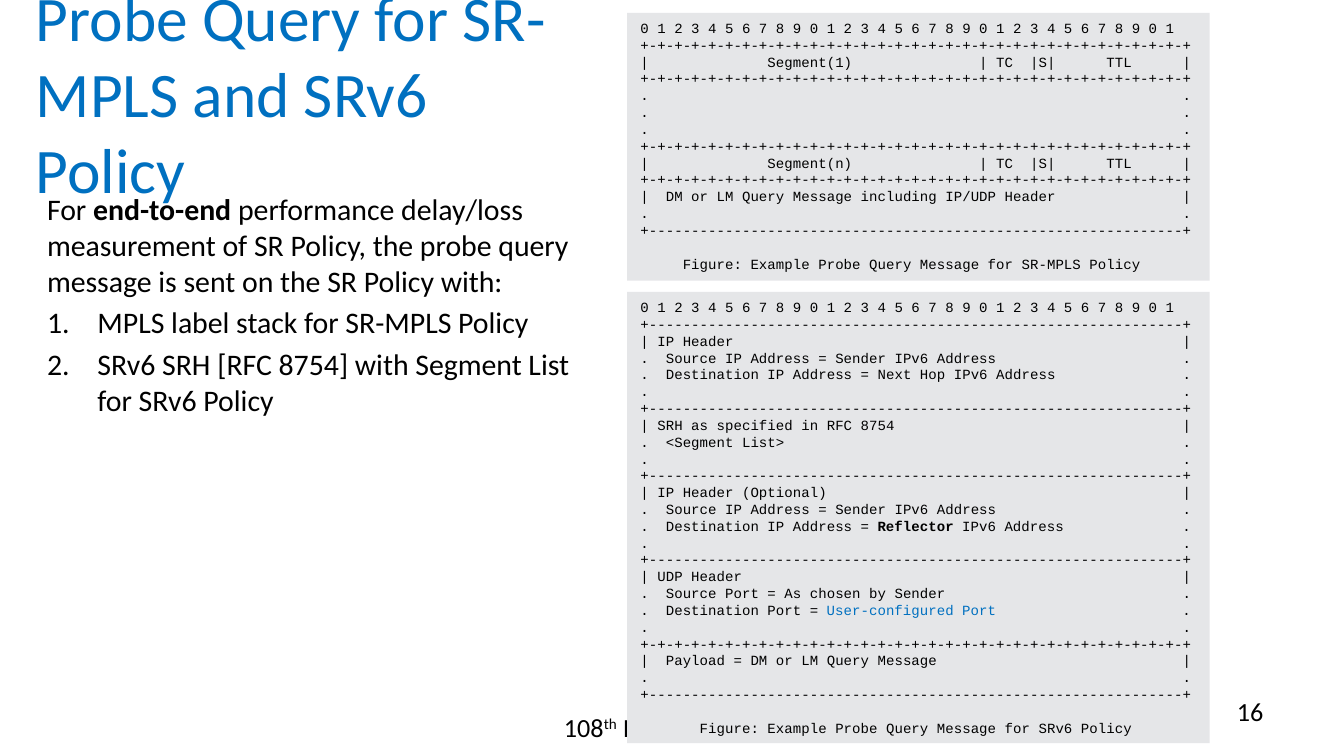
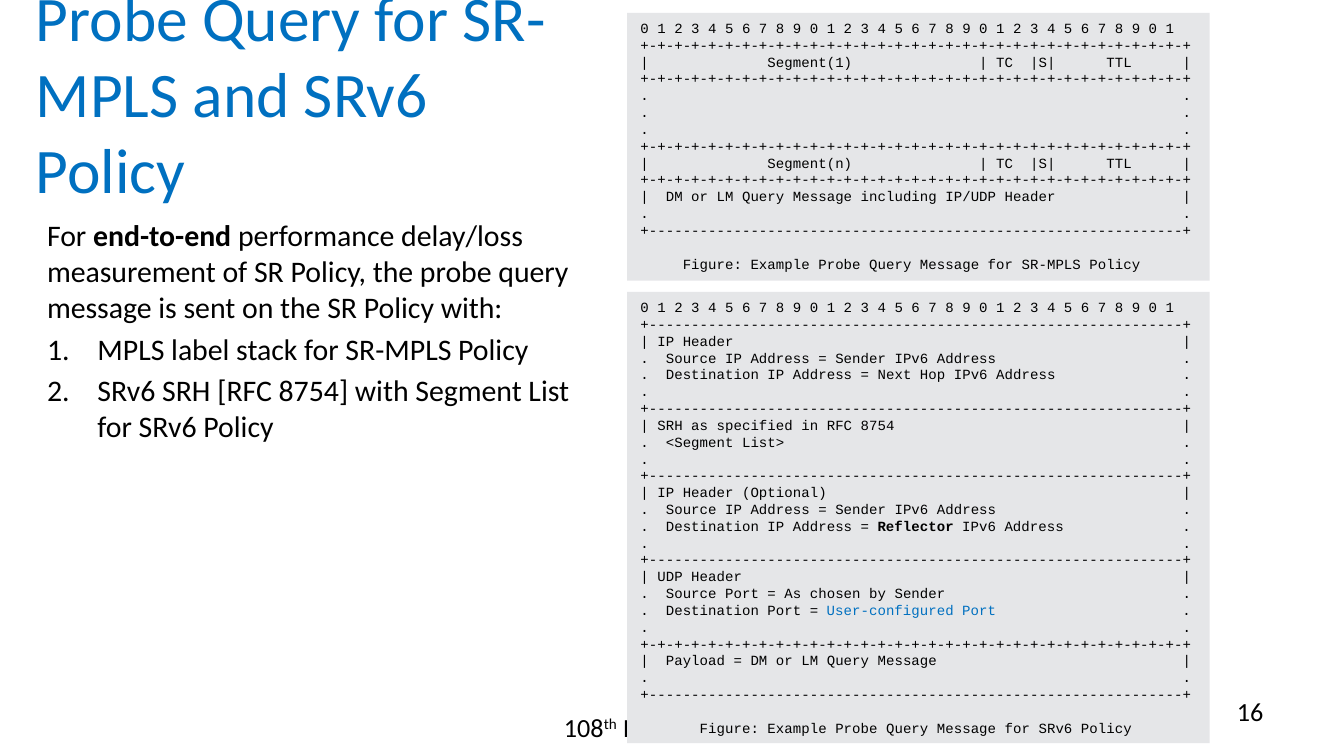
Before and after one commit to rakgandhi/ietf-slides, a slide deck: slide 16 of draft-gandhi-spring-stamp-srpm-01.pptx. Drawn at 1344x756 pixels with LibreOffice and Linux fonts; fonts in the diff are those of the drawing. Boxes give left, top, right and bottom in pixels: in the first picture for what was removed or moved away, otherwise in the second. Text is boxed around its words. In the diff, an @@ line names an element or a change of style, - is before the commit and + after.

```diff
--- a/draft-gandhi-spring-stamp-srpm-01.pptx
+++ b/draft-gandhi-spring-stamp-srpm-01.pptx
@@ text "For end-to-end performance delay/loss measurement ..." rewrapped from bbox=[47, 195, 569, 416] to bbox=[47, 225, 569, 442] @@
```
Also in this commit, not shown: 3 other slides changed, 3 other files.
